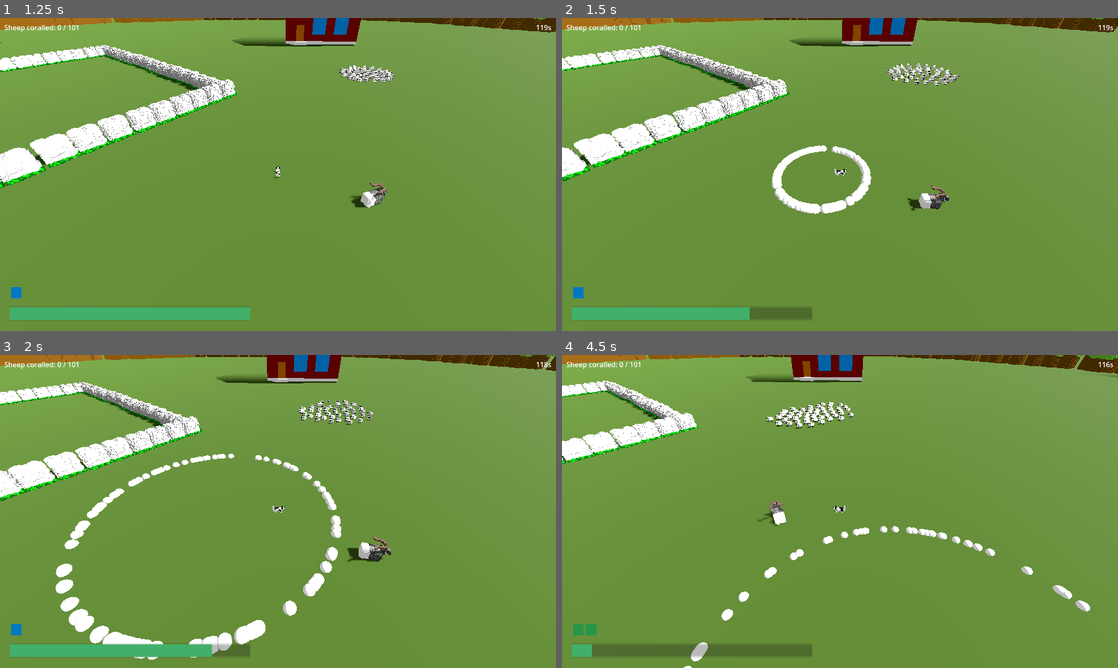
Above: before the commit, frames 1-4 (two rows, left to right).
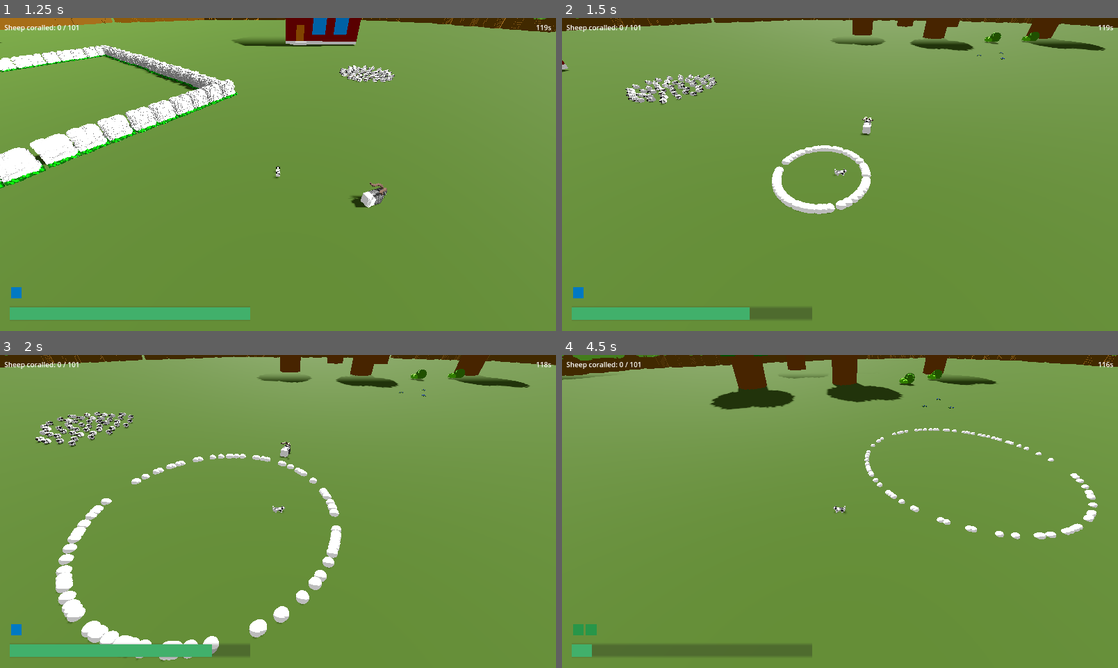
Above: after the commit, the same moments.

Repository: hunttis/ld-58
Game: Godot game, scene res://assets/scenes/master.tscn
The game is run twice, just before and just after one commit, with the same random seed, the same clock (stepped at 60 frames per second) and the same inputs.
Inputs (mouse positions are in pixels of both pictures, inside the frame that each line leads up to):
- Up to frame 1 (1.25 s): click "Start" at 0.5 s
- Up to frame 2 (1.5 s): move the mouse to (962, 158) at 1.27 s; hold D (move_right) from 1.28 s (still down); hold Q (ability_bark) from 1.28 s (still down)
- Up to frame 3 (2 s): keep holding D (move_right); keep holding Q (ability_bark)
- Up to frame 4 (4.5 s): move the mouse to (728, 527) at 2.02 s; release D (move_right) at 2.03 s; release Q (ability_bark) at 2.03 s; hold S (move_back) 2.03-2.78 s; tap Space (ability_dash) at 2.1 s; move the mouse to (895, 442) at 2.77 s; hold D (move_right) 2.78-3.53 s; hold E (ability_sprint) 2.78-3.53 s; move the mouse to (812, 574) at 3.52 s; hold W (move_forward) 3.53-4.28 s; tap Q (ability_bark) at 3.6 s; move the mouse to (1006, 558) at 4.27 s; hold A (move_left) from 4.28 s (still down); hold Space (ability_dash) from 4.28 s (still down)

Frame 1 is identical in both runs. In frame 2, 11% of the frame differs, in the area x 0-100%, y 0-63%; in frame 3, 13%, in the area x 0-100%, y 0-98%; in frame 4, 12%.

Commit message:
Enable camera movement with mouse, barking with left click

Diff:
--- a/assets/scenes/game_camera.gd
+++ b/assets/scenes/game_camera.gd
@@ -12,6 +12,7 @@
 
 func _ready() -> void:
   camera_offset = global_position
+  Input.set_mouse_mode(Input.MOUSE_MODE_CAPTURED)
 
 func _process(delta: float) -> void:
   var dogs = get_tree().get_nodes_in_group("dog") as Array[CharacterBody3D]
@@ -37,3 +38,7 @@
 
   look_at(target.position)
   target.set_camera_rotation(rotation.y)
+
+func _input(event):
+  if event is InputEventMouseMotion:
+    camera_offset = camera_offset.rotated(Vector3.UP, event.relative.x * -0.005)
--- a/project.godot
+++ b/project.godot
@@ -89,6 +89,7 @@
 "deadzone": 0.2,
 "events": [Object(InputEventKey,"resource_local_to_scene":false,"resource_name":"","device":-1,"window_id":0,"alt_press …(192 unchanged characters)…
 , Object(InputEventJoypadButton,"resource_local_to_scene":false,"resource_name":"","device":-1,"button_index":1,"pressure":0.0,"pressed":false,"script":null)
+, Object(InputEventMouseButton,"resource_local_to_scene":false,"resource_name":"","device":-1,"window_id":0,"alt_pressed":false,"shift_pressed":false,"ctrl_pressed":false,"meta_pressed":false,"button_mask":0,"position":Vector2(0, 0),"global_position":Vector2(0, 0),"factor":1.0,"button_index":1,"canceled":false,"pressed":false,"double_click":false,"script":null)
 ]
 }
 ability_sprint={
